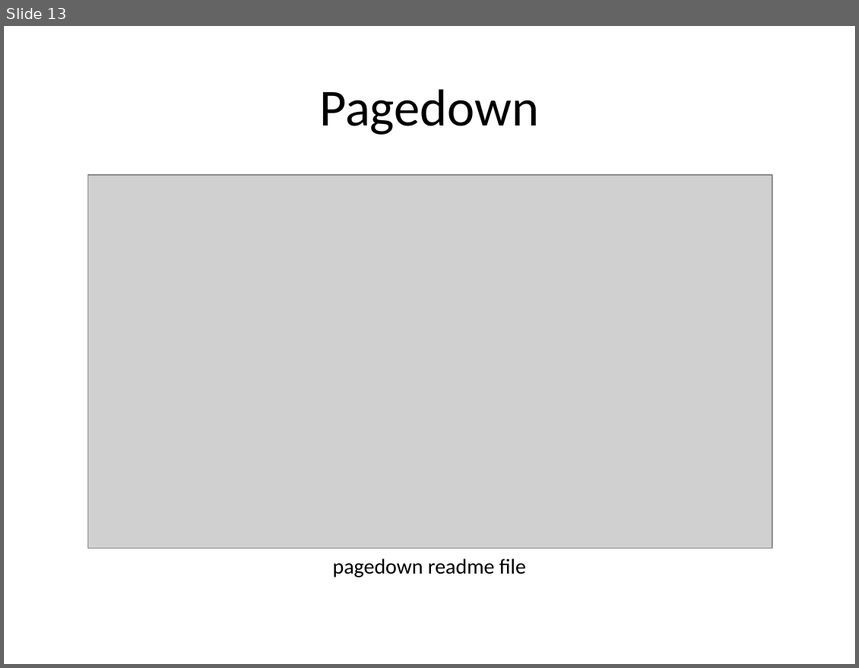
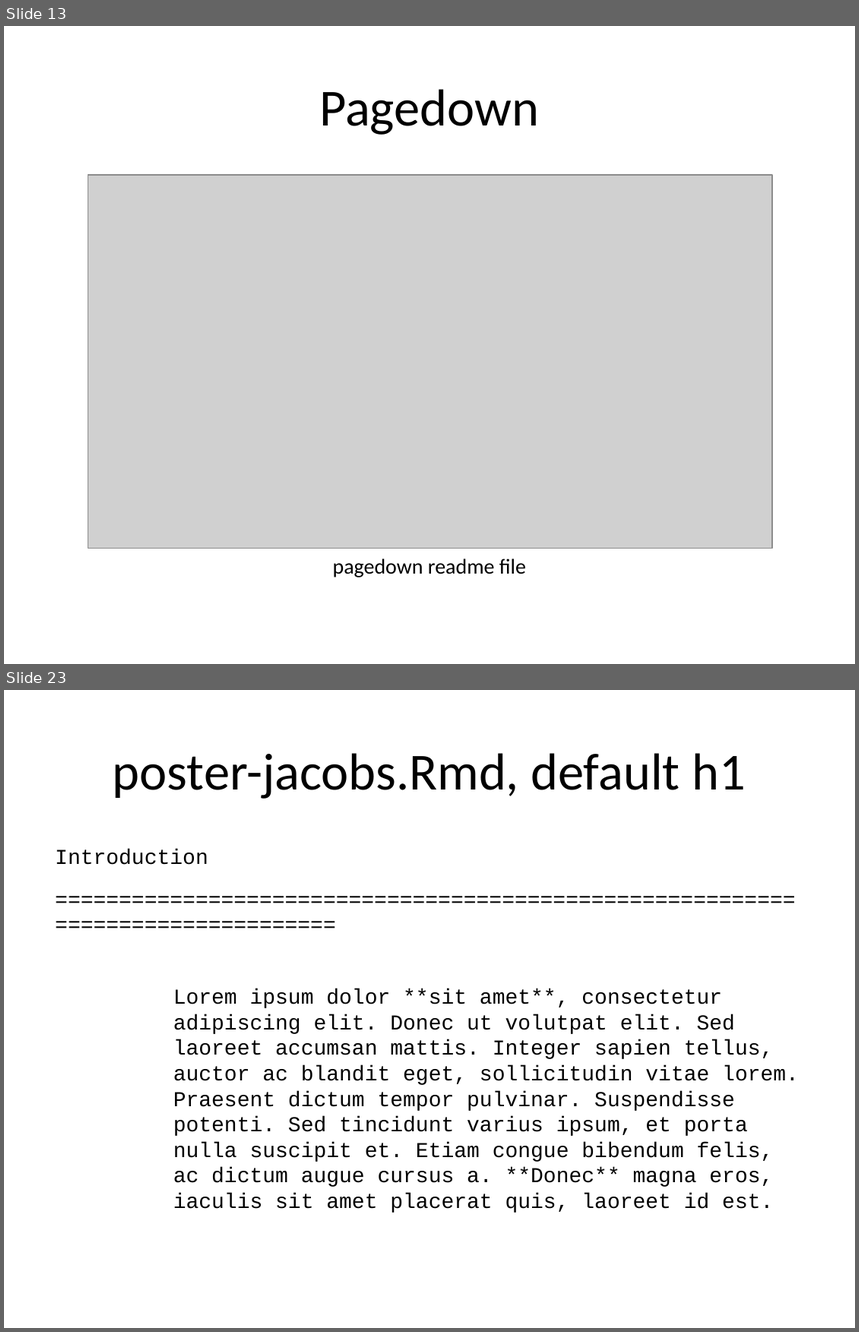
Before and after one commit to pmean/posters-with-pagedown, a slide deck: src/posters.pptx. Shown one above the other, each under a label of ours: slide 13 before the commit, slides 13 and 23 after it; the slides between them are not shown. The pictures are 859x668 and 859x1332 pixels, drawn with LibreOffice and Linux fonts; fonts in the diff are those of the drawing; grey boxes stand for pictures. Boxes give left, top, right and bottom in pixels: in the first picture for what was removed or moved away, otherwise in the second. Text is boxed around its words. In the diff, an @@ line names an element or a change of style, - is before the commit and + after.

Commit message:
Integrated text from poster-jacobs

```diff
--- a/src/posters.pptx
+++ b/src/posters.pptx
@@ slide 23 added at bbox=[4, 690, 855, 1328], background #FFFFFF @@
@@ title added at bbox=[113, 753, 746, 799], 44 pt, text #000000 @@
+poster-jacobs.Rmd, default h1
@@ text added at bbox=[55, 849, 799, 1213], 18 pt, text #000000 @@
+Introduction
+================================================================================
+Lorem ipsum dolor **sit amet**, consectetur adipiscing elit. Donec ut volutpat elit. Sed laoreet accumsan mattis. Integer sapien tellus, auctor ac blandit eget, sollicitudin vitae lorem. Praesent dictum tempor pulvinar. Suspendisse potenti. Sed tincidunt varius ipsum, et porta nulla suscipit et. Etiam congue bibendum felis, ac dictum augue cursus a. **Donec** magna eros, iaculis sit amet placerat quis, laoreet id est.
```
Also in this commit, not shown: 3 slides changed, 19 other slides added, 7 other files.
